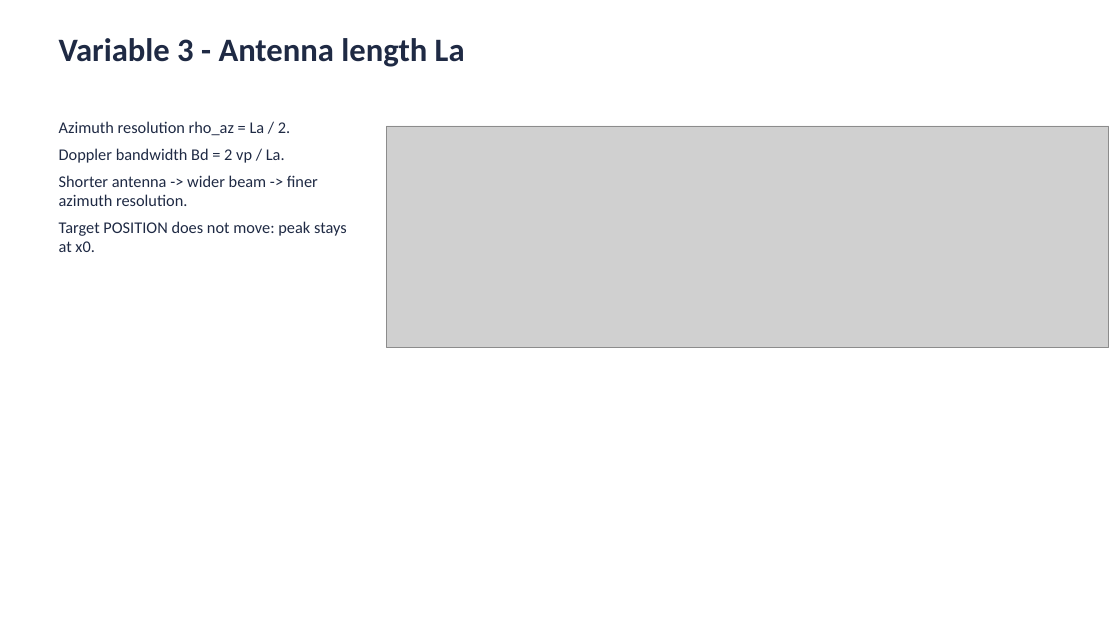
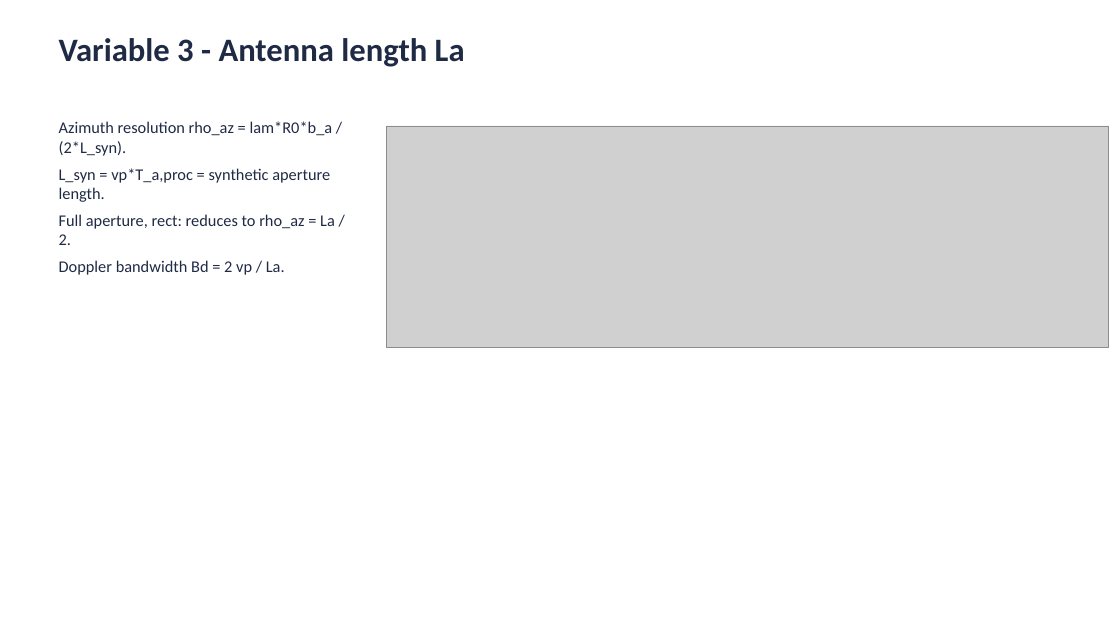
Before and after one commit to notmaineyy/range_doppler, a slide deck: slide 9 of task1_slides.pptx. Drawn at 1120x630 pixels with LibreOffice and Linux fonts; fonts in the diff are those of the drawing; grey boxes stand for pictures. Boxes give left, top, right and bottom in pixels: in the first picture for what was removed or moved away, otherwise in the second. Text is boxed around its words. In the diff, an @@ line names an element or a change of style, - is before the commit and + after.

```diff
--- a/task1_slides.pptx
+++ b/task1_slides.pptx
@@ text at [59,121,335,245]: text changed @@
-Azimuth resolution rho_az = La / 2.
+Azimuth resolution rho_az = lam*R0*b_a / (2*L_syn).
+L_syn = vp*T_a,proc = synthetic aperture length.
+Full aperture, rect: reduces to rho_az = La / 2.
@@ text at [59,175,347,252]: paragraphs removed @@
-Shorter antenna -> wider beam -> finer azimuth resolution.
-Target POSITION does not move: peak stays at x0.
```
Also in this commit, not shown: 7 other slides changed, 1 slide added, 17 other files.
